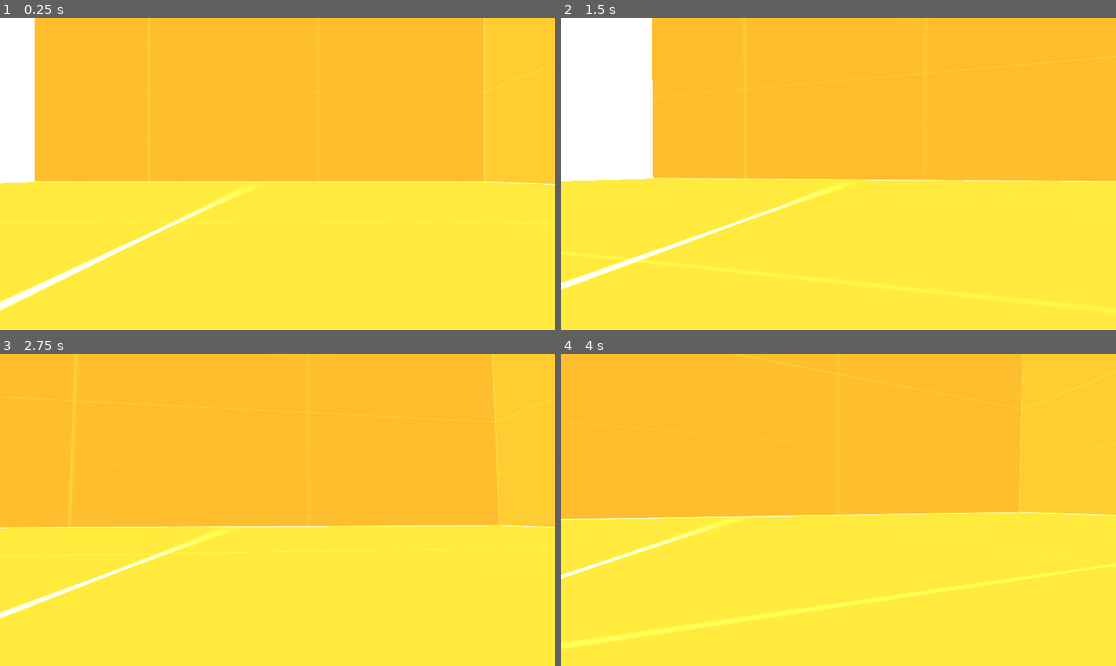
Above: before the commit, frames 1-4 (two rows, left to right).
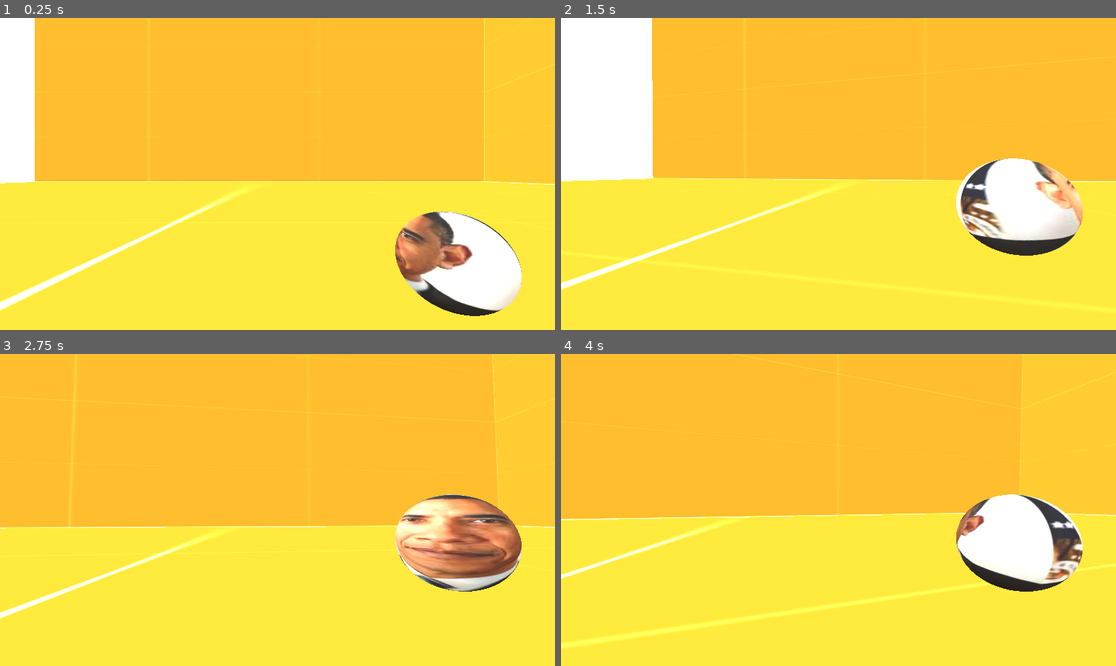
Above: after the commit, the same moments.

Repository: CannedFoody/Game_Side_Project
Game: Godot game, scene res://Scenes/testing_level.tscn
Same seed, same stepped clock (60 frames per second), same inputs: the game is played once before the commit and once after it.
Inputs (mouse positions are in pixels of both pictures, inside the frame that each line leads up to):
- Up to frame 1 (0.25 s): no input
- Up to frame 2 (1.5 s): tap Enter (ui_accept) at 0.5, 0.77 s; move the mouse to (866, 174) at 0.52 s; hold W (Forward) from 0.53 s (still down); tap Ctrl (Crouch) at 0.6 s; move the mouse to (810, 174) at 1.27 s; tap Shift (Sprint) at 1.35 s
- Up to frame 3 (2.75 s): keep holding W (Forward); tap Enter (ui_accept) at 1.52 s; move the mouse to (288, 503) at 2.02 s; tap Ctrl (Crouch) at 2.1 s
- Up to frame 4 (4 s): keep holding W (Forward); move the mouse to (832, 516) at 2.77 s; tap Shift (Sprint) at 2.85 s; tap Enter (ui_accept) at 3.02, 3.77 s; move the mouse to (877, 513) at 3.52 s; tap Ctrl (Crouch) at 3.6 s

The runs differ from the first frame. In frame 1, 5.8% of the frame differs, in the area x 71-94%, y 61-96%; in frame 2, 5.6%; in frame 3, 5.5%; in frame 4, 5.6%.

Commit message:
Obama ball mechanic, needs tuning and fixing

Diff:
--- /dev/null
+++ b/Scenes/ball.tscn
@@ -0,0 +1,23 @@
+[gd_scene format=3 uid="uid://bn8cdlkdxb1fg"]
+
+[ext_resource type="Texture2D" uid="uid://blvo7sfb0hgcd" path="res://Materials/images.jpg" id="1_d60mj"]
+
+[sub_resource type="PhysicsMaterial" id="PhysicsMaterial_25osk"]
+bounce = 0.7
+
+[sub_resource type="StandardMaterial3D" id="StandardMaterial3D_ij5cq"]
+albedo_texture = ExtResource("1_d60mj")
+
+[sub_resource type="SphereMesh" id="SphereMesh_25osk"]
+material = SubResource("StandardMaterial3D_ij5cq")
+
+[sub_resource type="SphereShape3D" id="SphereShape3D_d60mj"]
+
+[node name="Ball" type="RigidBody3D" unique_id=1967925850]
+physics_material_override = SubResource("PhysicsMaterial_25osk")
+
+[node name="MeshInstance3D" type="MeshInstance3D" parent="." unique_id=1007594778]
+mesh = SubResource("SphereMesh_25osk")
+
+[node name="CollisionShape3D" type="CollisionShape3D" parent="." unique_id=2016826123]
+shape = SubResource("SphereShape3D_d60mj")
--- a/Scenes/player.tscn
+++ b/Scenes/player.tscn
@@ -2,8 +2,20 @@
 
 [ext_resource type="Script" uid="uid://fo3dhk6ahhku" path="res://Scripts/player_script.gd" id="1_v0iea"]
 [ext_resource type="Script" uid="uid://cnyx4g08ppbai" path="res://Scripts/player_camera_script.gd" id="2_cvnsp"]
+[ext_resource type="Texture2D" uid="uid://blvo7sfb0hgcd" path="res://Materials/images.jpg" id="3_6t5aa"]
 
 [sub_resource type="CylinderShape3D" id="CylinderShape3D_cvnsp"]
+
+[sub_resource type="PhysicsMaterial" id="PhysicsMaterial_25osk"]
+bounce = 0.7
+
+[sub_resource type="StandardMaterial3D" id="StandardMaterial3D_ij5cq"]
+albedo_texture = ExtResource("3_6t5aa")
+
+[sub_resource type="SphereMesh" id="SphereMesh_25osk"]
+material = SubResource("StandardMaterial3D_ij5cq")
+
+[sub_resource type="SphereShape3D" id="SphereShape3D_d60mj"]
 
 [sub_resource type="Animation" id="Animation_cvnsp"]
 resource_name = "Crouch_Down"
@@ -133,6 +145,44 @@
 &"Sprint": SubResource("Animation_fkybt")
 }
 
+[sub_resource type="Animation" id="Animation_3smsa"]
+length = 0.001
+tracks/0/type = "value"
+tracks/0/imported = false
+tracks/0/enabled = true
+tracks/0/path = NodePath("../Camera-Pivot/Ball:rotation")
+tracks/0/interp = 1
+tracks/0/loop_wrap = true
+tracks/0/keys = {
+"times": PackedFloat32Array(0),
+"transitions": PackedFloat32Array(1),
+"update": 0,
+"values": [Vector3(0, -2.3841858e-07, 0)]
+}
+
+[sub_resource type="Animation" id="Animation_8erm5"]
+resource_name = "spin"
+length = 2.0
+loop_mode = 1
+tracks/0/type = "value"
+tracks/0/imported = false
+tracks/0/enabled = true
+tracks/0/path = NodePath("../Camera-Pivot/Ball:rotation")
+tracks/0/interp = 1
+tracks/0/loop_wrap = true
+tracks/0/keys = {
+"times": PackedFloat32Array(0, 1, 2),
+"transitions": PackedFloat32Array(1, 1, 1),
+"update": 0,
+"values": [Vector3(0, 0, 0), Vector3(0, 3.1415927, 0), Vector3(0, 6.265732, 0)]
+}
+
+[sub_resource type="AnimationLibrary" id="AnimationLibrary_f1ek2"]
+_data = {
+&"RESET": SubResource("Animation_3smsa"),
+&"spin": SubResource("Animation_8erm5")
+}
+
 [node name="Player" type="CharacterBody3D" unique_id=1551640454]
 script = ExtResource("1_v0iea")
 
@@ -146,6 +196,17 @@
 
 [node name="Camera3D" type="Camera3D" parent="Camera-Pivot" unique_id=1356185722]
 transform = Transform3D(1, 0, 0, 0, 1, 0, 0, 0, 1, 0, 0.14367819, 0)
+
+[node name="Ball" type="RigidBody3D" parent="Camera-Pivot" unique_id=1967925850]
+transform = Transform3D(0.24999996, 0, -5.9604634e-08, 0, 0.25, 0, 5.9604634e-08, 0, 0.24999996, 0.45927703, -0.08382952, -0.5441821)
+physics_material_override = SubResource("PhysicsMaterial_25osk")
+
+[node name="MeshInstance3D" type="MeshInstance3D" parent="Camera-Pivot/Ball" unique_id=1007594778]
+mesh = SubResource("SphereMesh_25osk")
+
+[node name="CollisionShape3D" type="CollisionShape3D" parent="Camera-Pivot/Ball" unique_id=2016826123]
+shape = SubResource("SphereShape3D_d60mj")
+disabled = true
 
 [node name="Camera-Pivot-Anchor" type="Marker3D" parent="." unique_id=1090144789]
 transform = Transform3D(1, 0, 0, 0, 1, 0, 0, 0, 1, 0, 1.5, -0.3920815)
@@ -447,6 +508,9 @@
 [node name="Sprint" type="AnimationPlayer" parent="Animations" unique_id=477860859]
 libraries/ = SubResource("AnimationLibrary_x3wgy")
 
+[node name="Ball_spin" type="AnimationPlayer" parent="Animations" unique_id=1877680922]
+libraries/ = SubResource("AnimationLibrary_f1ek2")
+
 [connection signal="pressed" from="Pause Menu/options_menu/PanelContainer/VBoxContainer/View_Bobbing/HBoxContainer/View_Bobbing/viewbobbing_check" to="." method="_on_viewbobbing_check_pressed"]
 [connection signal="pressed" from="Pause Menu/options_menu/Container/back_button" to="." method="_on_button_pressed"]
 [connection signal="pressed" from="Pause Menu/options_menu/Container/back_button" to="." method="_on_back_button_pressed"]
--- a/Scenes/testing_level.tscn
+++ b/Scenes/testing_level.tscn
@@ -5,6 +5,7 @@
 [ext_resource type="Texture2D" uid="uid://vlq4waks12is" path="res://Materials/Walls/purple.png" id="3_1cks4"]
 [ext_resource type="Texture2D" uid="uid://bxssq3pq66tdi" path="res://Materials/Walls/orange.png" id="3_uai4t"]
 [ext_resource type="Texture2D" uid="uid://dbxmh56u41gsw" path="res://Materials/Walls/red.png" id="5_rhpwq"]
+[ext_resource type="PackedScene" uid="uid://bn8cdlkdxb1fg" path="res://Scenes/ball.tscn" id="6_ovg1v"]
 
 [sub_resource type="BoxShape3D" id="BoxShape3D_uai4t"]
 size = Vector3(100, 0.1, 100)
@@ -120,3 +121,7 @@
 
 [node name="MeshInstance3D" type="MeshInstance3D" parent="Object/Crouch_Test" unique_id=164877314]
 mesh = SubResource("BoxMesh_46ng8")
+
+[node name="Ball" parent="." unique_id=1967925850 instance=ExtResource("6_ovg1v")]
+transform = Transform3D(1, 0, 0, 0, 1, 0, 0, 0, 1, 23, 16, -1)
+gravity_scale = 2.0
--- a/Scripts/player_script.gd
+++ b/Scripts/player_script.gd
@@ -34,6 +34,7 @@
 # Animations
 @onready var crouch: AnimationPlayer = $Animations/Crouch
 @onready var sprint: AnimationPlayer = $Animations/Sprint
+@onready var ball_spin: AnimationPlayer = $Animations/Ball_spin
 
 # Some miscellanious vars
 var paused = false
@@ -48,6 +49,8 @@
 
 func _ready() -> void:
 	Input.mouse_mode = Input.MOUSE_MODE_CAPTURED
+	ball_spin.play("spin")
+
 
 func _process(delta: float) -> void:
 #	Hotkey functionality
Binary file added: Materials/images.jpg
Not shown, added: Materials/images.jpg.import
